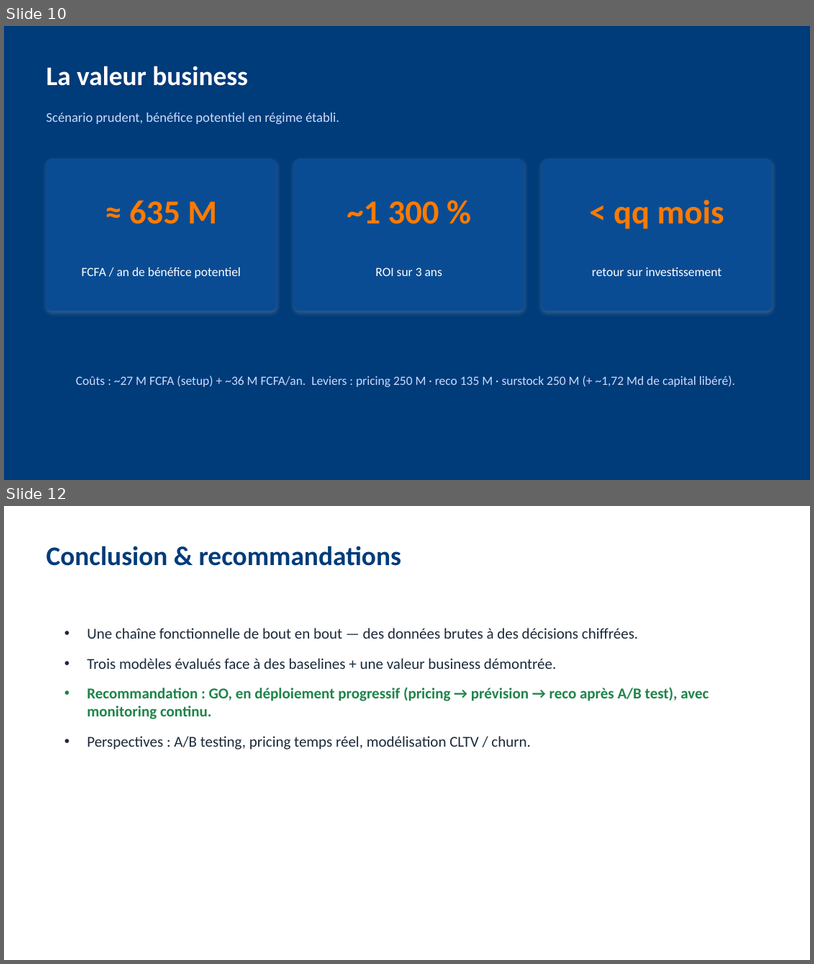
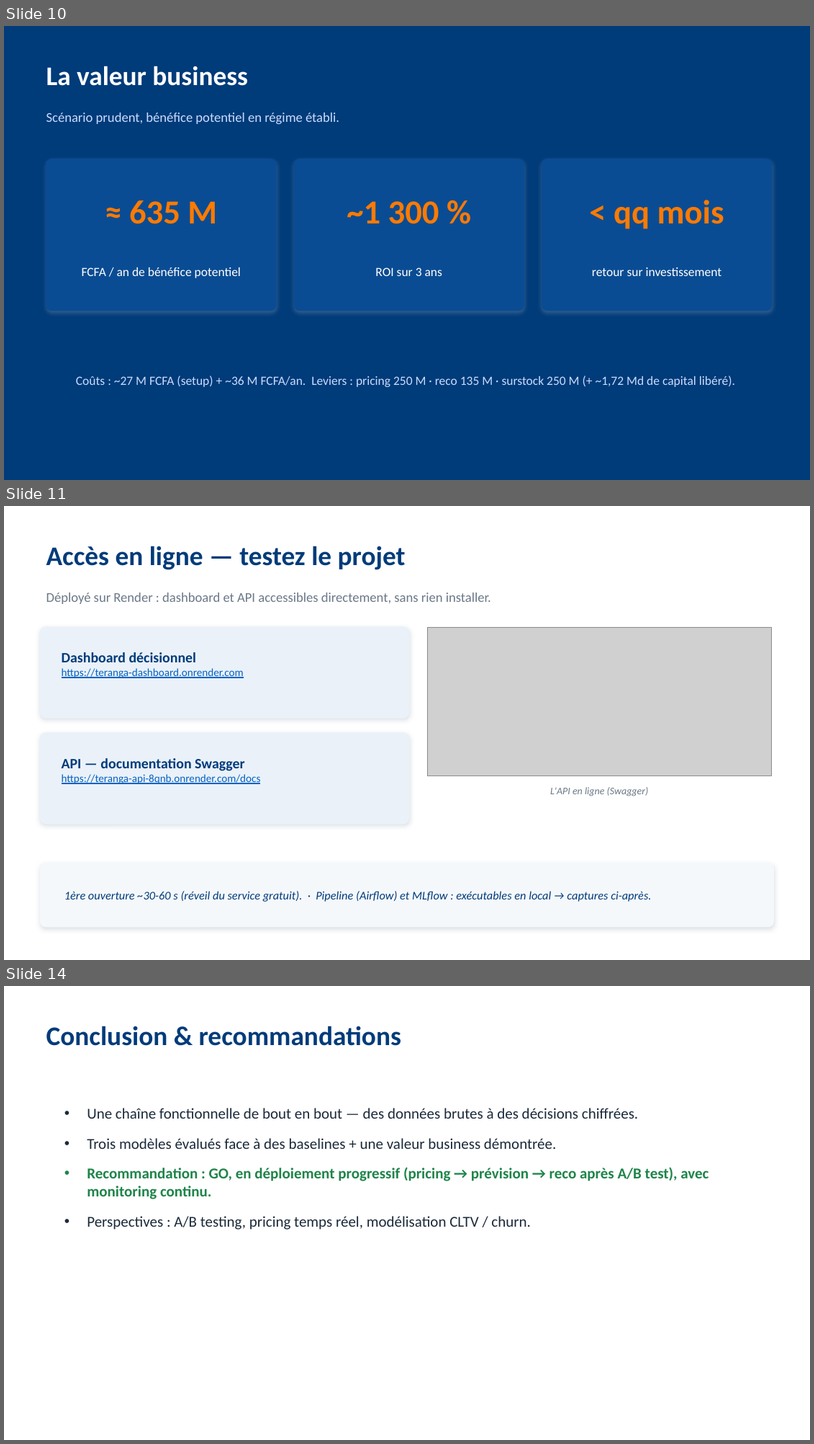
Before and after one commit to paulinecisse12-dotcom/teranga-market, a slide deck: 05_LIVRABLES/presentation/Presentation_Teranga_Market.pptx. Shown one above the other, each under a label of ours: slides 10 and 12 before the commit, slides 10, 11 and 14 after it; the slides between them are not shown. The pictures are 814x964 and 814x1444 pixels, drawn with LibreOffice and Linux fonts; fonts in the diff are those of the drawing; grey boxes stand for pictures. Boxes give left, top, right and bottom in pixels: in the first picture for what was removed or moved away, otherwise in the second. Text is boxed around its words. In the diff, an @@ line names an element or a change of style, - is before the commit and + after.

Commit message:
Presentation : slide acces en ligne (liens) + captures pipeline/MLflow/Swagger

```diff
--- a/05_LIVRABLES/presentation/Presentation_Teranga_Market.pptx
+++ b/05_LIVRABLES/presentation/Presentation_Teranga_Market.pptx
@@ slide 11 added at [4, 506, 810, 960], background #FFFFFF @@
@@ text added at [46, 546, 406, 570], 32 pt, text #003B7A, bold @@
+Accès en ligne — testez le projet
@@ text added at [46, 592, 491, 604], 16 pt, text #6B7887 @@
+Déployé sur Render : dashboard et API accessibles directement, sans rien installer.
@@ rounded rectangle added at [40, 627, 409, 718], fill #EAF1F9, outline #EAF1F9 1 pt @@
@@ picture added at [427, 627, 772, 776] @@
@@ text added at [62, 652, 244, 678], 13 pt, text #0563C1, underline @@
+Dashboard décisionnel
+https://teranga-dashboard.onrender.com
@@ rounded rectangle added at [40, 733, 409, 824], fill #EAF1F9, outline #EAF1F9 1 pt @@
@@ text added at [62, 758, 261, 784], 13 pt, text #0563C1, underline @@
+API — documentation Swagger
+https://teranga-api-8qnb.onrender.com/docs
@@ text added at [550, 787, 649, 796], 12 pt, text #6B7887, italic @@
+L'API en ligne (Swagger)
@@ rounded rectangle added at [40, 863, 774, 926], fill #F5F8FB, outline #F5F8FB 1 pt @@
@@ text added at [64, 890, 651, 901], 14 pt, text #003B7A, italic @@
+1ère ouverture ~30-60 s (réveil du service gratuit). · Pipeline (Airflow) et MLflow : exécutables en local → captures ci-après.
@@ what was slide 12 is now slide 14 @@
```
Also in this commit, not shown: 2 slides changed, 2 other slides added, 1 slide removed, 3 other files.
